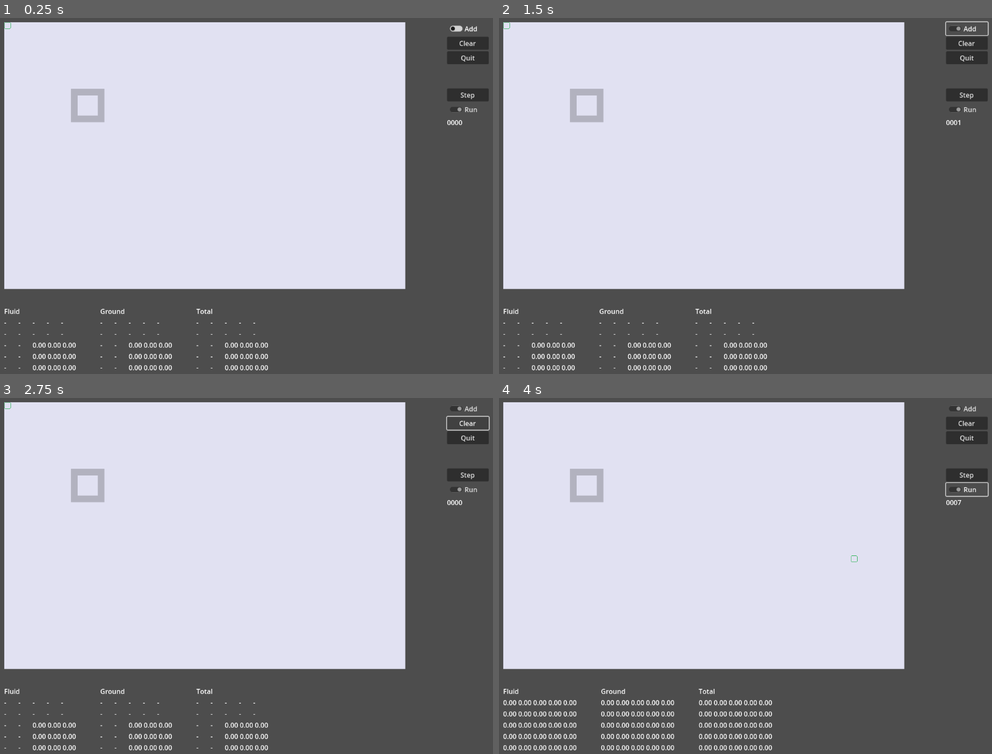
Above: before the commit, frames 1-4 (two rows, left to right).
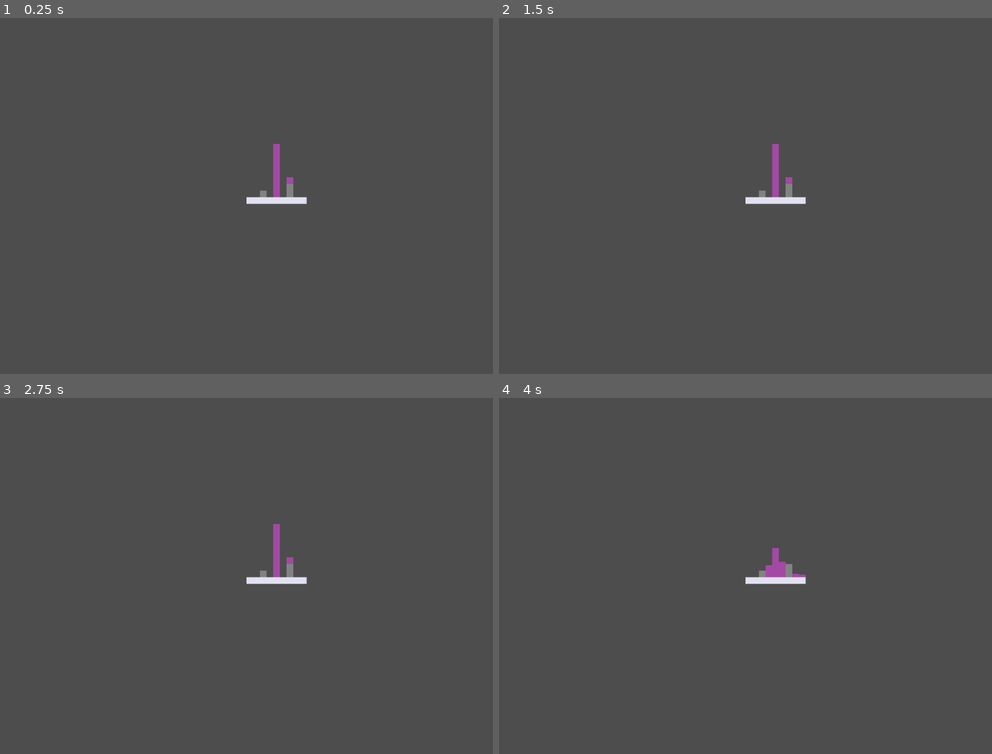
Above: after the commit, the same moments.

Repository: lycilph/GodotCreeper
Game: Godot game, scene res://2D simulation/2d_simulation.tscn
The game is run twice, just before and just after one commit, with the same random seed, the same clock (stepped at 60 frames per second) and the same inputs. Before the commit the project starts from res://Simulation/simulation.tscn.
Inputs (mouse positions are in pixels of both pictures, inside the frame that each line leads up to):
- Up to frame 1 (0.25 s): no input
- Up to frame 2 (1.5 s): click (967, 96) at 0.5 s, where only the run before the commit has a clickable "Step"; click (967, 28) at 1.25 s, where only the run before the commit has a clickable "Add"
- Up to frame 3 (2.75 s): click (468, 422) at 2 s, where only the run before the commit has a clickable "Clear"
- Up to frame 4 (4 s): click (967, 490) at 2.75 s, where only the run before the commit has a clickable "Run"; tap Enter (ui_accept) at 3.5 s; move the mouse to (853, 558) at 3.52 s; hold Right (ui_right) from 3.53 s (still down); hold Enter (ui_accept) from 3.53 s (still down); click (853, 558) at 3.67 s

The runs differ from the first frame. In frame 1, 63% of the frame differs, in the area x 0-100%, y 1-99%; in frame 2, 63%; in frame 3, 62%; in frame 4, 64%.

Commit message:
Getting closer

Diff:
--- /dev/null
+++ b/2D simulation/2d_simulation.gd
@@ -0,0 +1,99 @@
+extends Node2D
+
+@export var timer : Timer
+
+var ground_sprites : Array
+var fluid_sprites : Array
+
+var ground : Array
+var fluid : Array
+var velocity : Array
+var buffer : Array
+var c = 0.3
+var h = 1
+var dt = 1
+var s = 0.4
+
+func _ready():
+	ground = [0,0,1,0,0,0,2,0,0]
+	fluid = [0,0,0,0,8,0,1,0,0]
+	velocity = [0,0,0,0,0,0,0,0,0]
+	buffer = [0,0,0,0,0,0,0,0,0]
+
+	var img = load("res://Art/landscape.png")
+	for i in range(9):
+		var sprite = Sprite2D.new()
+		sprite.texture = img
+		sprite.centered = false
+		sprite.hframes = 10
+		sprite.frame = 5
+		sprite.position = Vector2(i*16,0)
+		ground_sprites.append(sprite)
+		get_parent().add_child.call_deferred(sprite)
+
+	img = load("res://Art/creeper.png")
+	for i in range(9):
+		var sprite = Sprite2D.new()
+		sprite.texture = img
+		sprite.centered = false
+		sprite.position = Vector2(i*16,0)
+		fluid_sprites.append(sprite)
+		get_parent().add_child.call_deferred(sprite)
+
+	update()
+
+func update():
+	for i in range(9):
+		ground_sprites[i].scale.y = -ground[i]
+	for i in range(9):
+		fluid_sprites[i].scale.y = -fluid[i]
+		fluid_sprites[i].position.y = -(ground[i]*16)
+	print(fluid)
+
+func step():
+	fluid[0] = fluid[1] # Boundary
+	fluid[8] = fluid[7] # Boundary
+
+	for i in range(1,8):
+		var left = fluid[i-1] + ground[i-1]
+		var center = fluid[i] + ground[i]
+		var right = fluid[i+1] + ground[i+1]
+		var output = 0
+		var input = 0
+
+		# Input
+		if (left > center and fluid[i-1] > 0):
+			input += (left - ground[i])
+		if (right > center and fluid[i+1] > 0):
+			input += (right - ground[i])
+
+		# Output
+		if (center > left and fluid[i] > 0):
+			output += (center-ground[i-1])
+		if (center > right and fluid[i] > 0):
+			output += (center-ground[i+1])
+
+		var f = c*c*(input - output)/(h*h)
+		velocity[i] += f*dt
+		velocity[i] *= s
+		buffer[i] = fluid[i] + velocity[i]*dt
+	var total = 0
+	for i in range(1,8):
+		fluid[i] = snapped(buffer[i], 0.1)
+		if (fluid[i] < 0):
+			fluid[i] = 0
+		total += fluid[i]
+	update()
+	print(total)
+
+func _unhandled_input(event):
+	if (event.is_action_pressed("ui_right")):
+		step()
+	elif (event.is_action_pressed("ui_cancel")):
+		get_tree().quit()
+	elif (event.is_action_pressed("ui_accept")):
+		timer.start()
+
+
+func _on_timer_timeout():
+	step()
--- /dev/null
+++ b/2D simulation/2d_simulation.tscn
@@ -0,0 +1,21 @@
+[gd_scene load_steps=3 format=3 uid="uid://bl6olowkpd8x2"]
+
+[ext_resource type="Script" path="res://2D simulation/2d_simulation.gd" id="1_vbwtq"]
+[ext_resource type="Texture2D" uid="uid://bbbi2yhgvmu6y" path="res://Art/landscape.png" id="3_jesxw"]
+
+[node name="2D Simulation" type="Node2D" node_paths=PackedStringArray("timer")]
+script = ExtResource("1_vbwtq")
+timer = NodePath("Timer")
+
+[node name="Sprite2D" type="Sprite2D" parent="."]
+scale = Vector2(9, 1)
+texture = ExtResource("3_jesxw")
+centered = false
+hframes = 10
+
+[node name="Camera2D" type="Camera2D" parent="."]
+
+[node name="Timer" type="Timer" parent="."]
+wait_time = 0.1
+
+[connection signal="timeout" from="Timer" to="." method="_on_timer_timeout"]
--- a/project.godot
+++ b/project.godot
@@ -11,7 +11,7 @@
 [application]
 
 config/name="Godot Creeper"
-run/main_scene="res://Simulation/simulation.tscn"
+run/main_scene="res://2D simulation/2d_simulation.tscn"
 config/features=PackedStringArray("4.0", "Mobile")
 config/icon="res://icon.svg"
 
Not shown, added: Excel/2d simulation.xlsx
